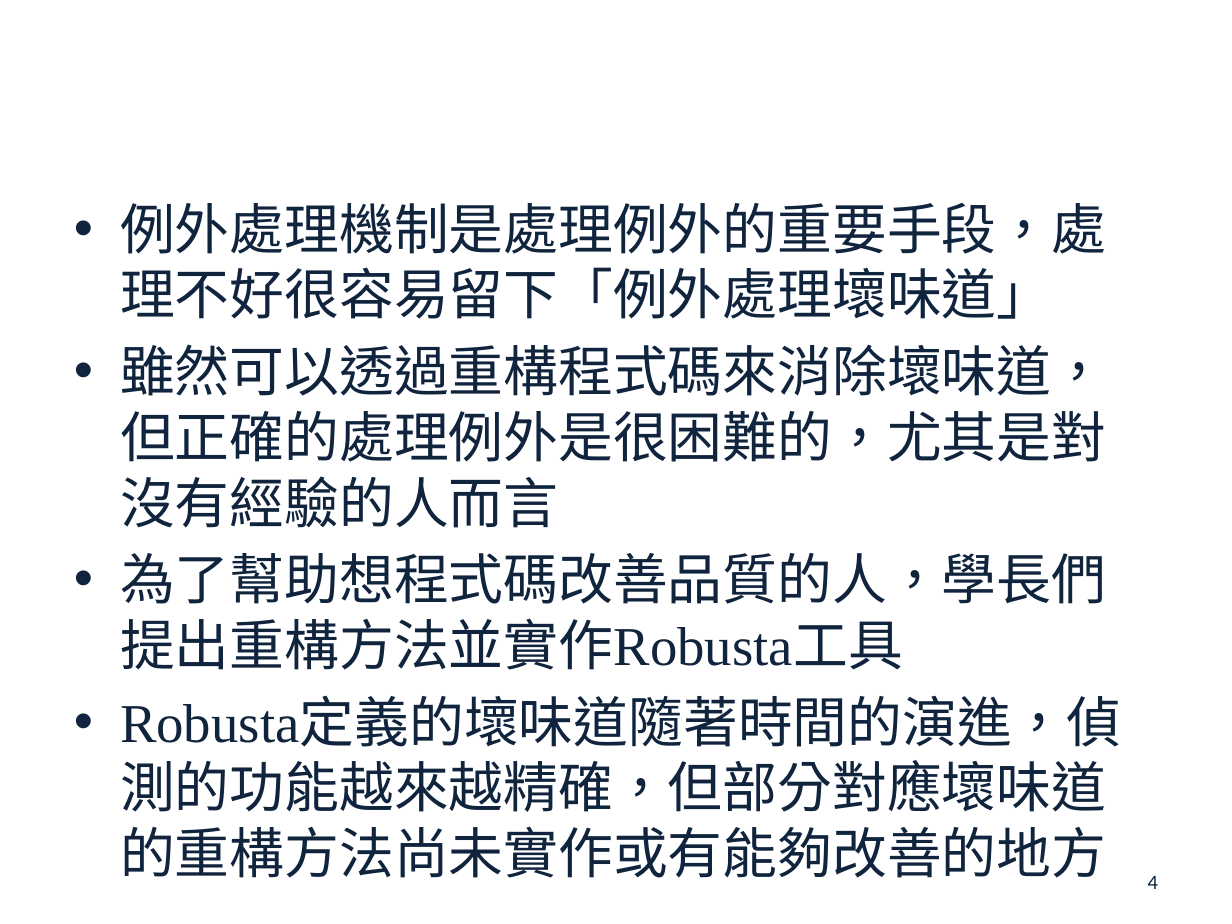
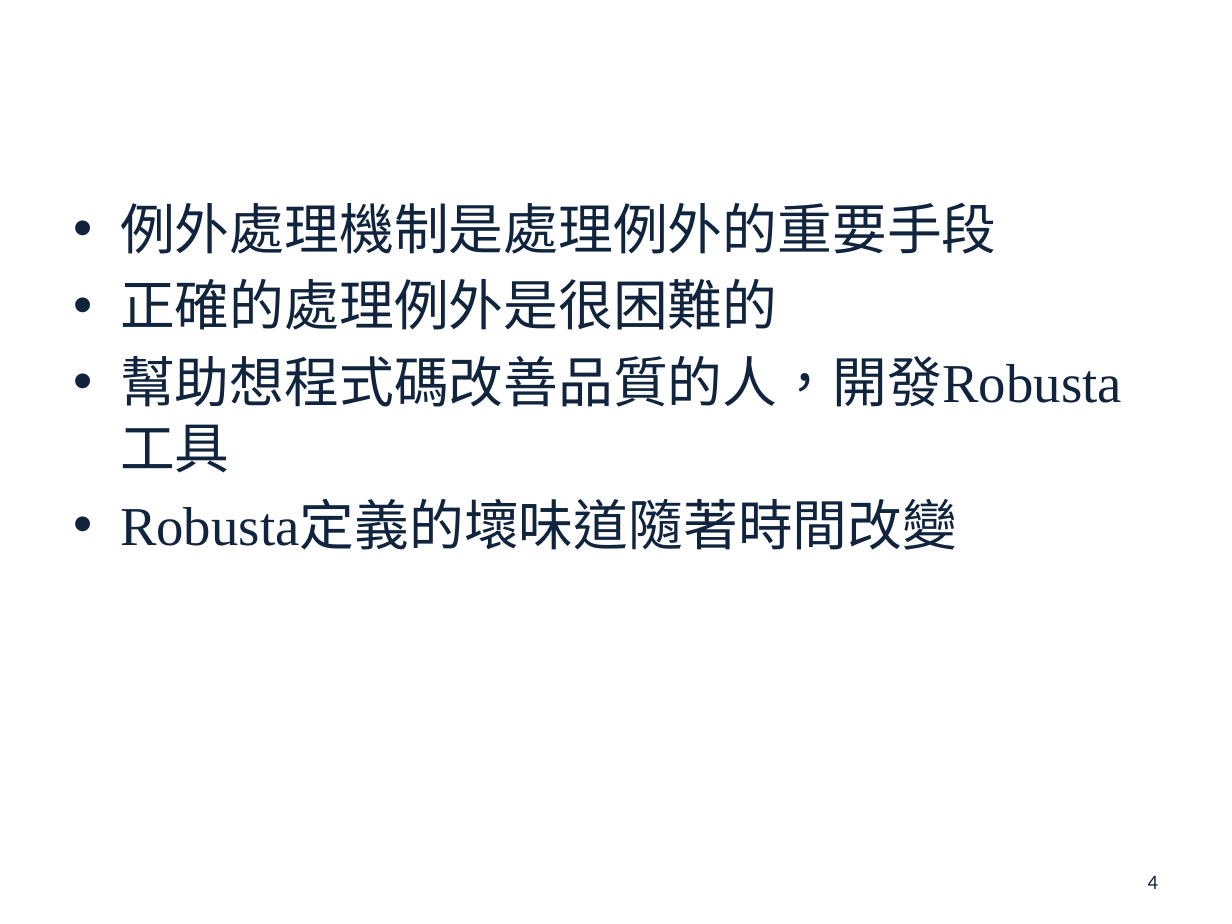
Before and after one commit to s7130457/thesis, a slide deck: slide 4 of 楊雅雯-口試投影片.pptx. Drawn at 1232x924 pixels with LibreOffice and Linux fonts; fonts in the diff are those of the drawing; background and template pictures are left out. Boxes give left, top, right and bottom in pixels: in the first picture for what was removed or moved away, otherwise in the second. Text is boxed around its words. In the diff, an @@ line names an element or a change of style, - is before the commit and + after.

```diff
--- a/楊雅雯-口試投影片.pptx
+++ b/楊雅雯-口試投影片.pptx
@@ text at (x1=120, y1=203, x2=1122, y2=550): text changed @@
-• 例外處理機制是處理例外的重要手段，處理不好很容易留下「例外處理壞味道」
-• 雖然可以透過重構程式碼來消除壞味道，但正確的處理例外是很困難的，尤其是對沒有經驗的人而言
-• 為了幫助想程式碼改善品質的人，學長們提出重構方法並實作Robusta工具
-• Robusta定義的壞味道隨著時間的演進，偵測的功能越來越精確，但部分對應壞味道的重構方法尚未實作或有能夠改善的地方
+• 例外處理機制是處理例外的重要手段
+• 正確的處理例外是很困難的
+• 幫助想程式碼改善品質的人，開發Robusta工具
+• Robusta定義的壞味道隨著時間改變
```
Also in this commit, not shown: 4 other slides changed, 1 slide added, 1 slide removed.
